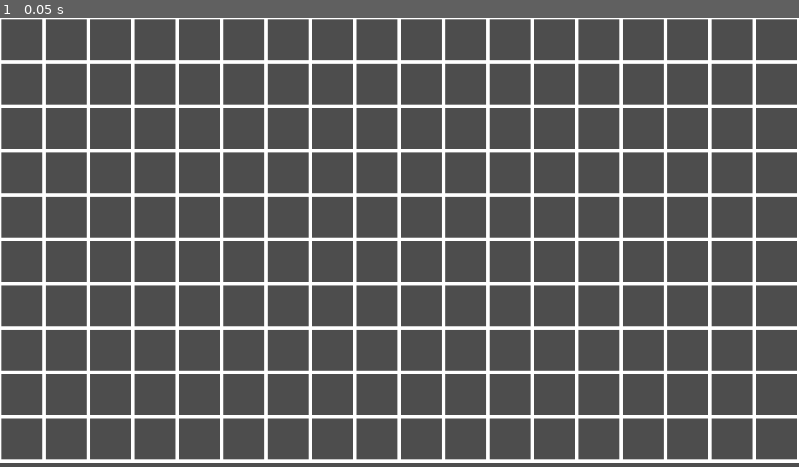
Above: before the commit, frame 1.
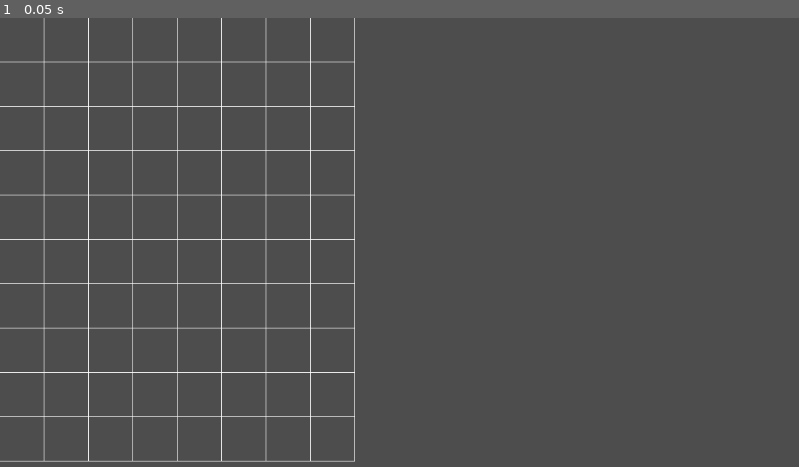
Above: after the commit, the same moment.

Repository: GryphonClaw/grid-display
Game: Godot game, scene res://Grid Example.tscn
The game is run twice, just before and just after one commit, with the same random seed, the same clock (stepped at 60 frames per second) and the same inputs.
Inputs:
- Up to frame 1 (0.05 s): no input

The runs differ from the first frame. In frame 1, 17% of the frame differs, in the area x 0-100%, y 0-100%.

Commit message:
updated settings for Grid Display

Diff:
--- a/Grid Example.tscn
+++ b/Grid Example.tscn
@@ -6,4 +6,6 @@
 
 [node name="Grid Display" type="Node2D" parent="."]
 script = ExtResource("1_qchgr")
-grid_size = Vector2(18, 10)
+grid_size = Vector2(8, 10)
+line_size = Vector2(1, 1)
+border_width = 1.0
